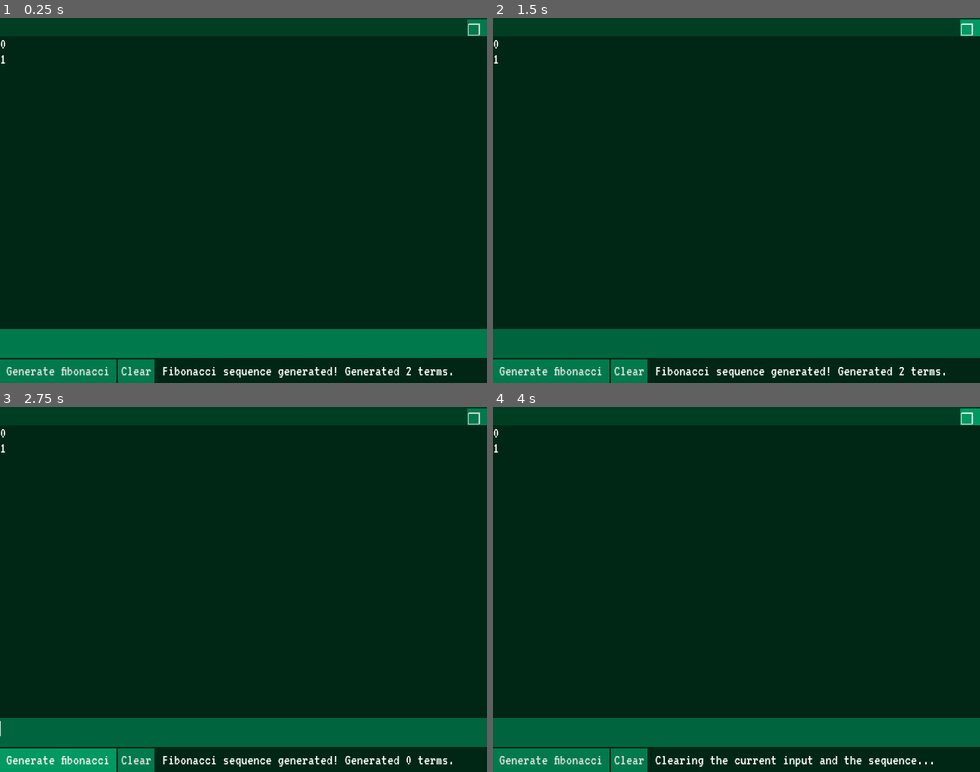
Above: before the commit, frames 1-4 (two rows, left to right).
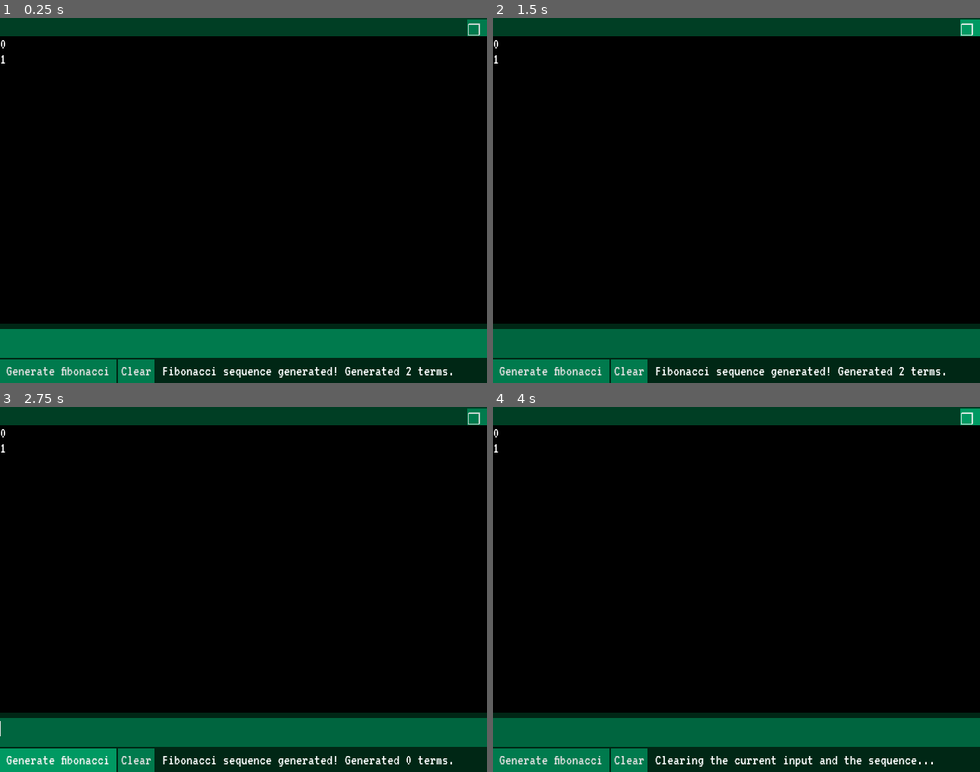
Above: after the commit, the same moments.

Repository: JoonasHeinonen/fibonacci-generator
Game: Godot game, scene res://scenes/Main.tscn
The game is run twice, just before and just after one commit, with the same random seed, the same clock (stepped at 60 frames per second) and the same inputs.
Inputs (mouse positions are in pixels of both pictures, inside the frame that each line leads up to):
- Up to frame 1 (0.25 s): no input
- Up to frame 2 (1.5 s): click (736, 342) at 0.52 s; type "Alex" at 0.6 s; click "❒" at 1.25 s
- Up to frame 3 (2.75 s): click "Generate fibonacci" at 2 s
- Up to frame 4 (4 s): click "Clear" at 2.75 s; click "❒" at 3.5 s

The runs differ from the first frame. In frame 1, 79% of the frame differs, in the area x 0-100%, y 5-84%; in frame 2, 79%; in frame 3, 79%; in frame 4, 79%.

Commit message:
fibonacci-generator: Theme changes.

Diff:
--- a/scenes/Main.tscn
+++ b/scenes/Main.tscn
@@ -6,6 +6,9 @@
 
 [sub_resource type="StyleBoxFlat" id="StyleBoxFlat_4p7q1"]
 bg_color = Color(0, 0.243137, 0.141176, 1)
+
+[sub_resource type="StyleBoxFlat" id="StyleBoxFlat_mrt5p"]
+bg_color = Color(0, 0, 0, 1)
 
 [node name="FibonacciMain" type="Node2D"]
 script = ExtResource("1_ttp6j")
@@ -48,7 +51,9 @@
 offset_bottom = 407.0
 focus_mode = 2
 theme = ExtResource("2_u0adm")
+theme_override_styles/normal = SubResource("StyleBoxFlat_mrt5p")
 text = " 0 "
+shortcut_keys_enabled = false
 selection_enabled = true
 script = ExtResource("2_cifph")
 alignment = "Full alignment"
--- a/src/themes/fibonacci.tres
+++ b/src/themes/fibonacci.tres
@@ -32,8 +32,14 @@
 [sub_resource type="StyleBoxFlat" id="StyleBoxFlat_pa3oo"]
 bg_color = Color(0, 0.478431, 0.301961, 1)
 
-[sub_resource type="StyleBoxFlat" id="StyleBoxFlat_xltwh"]
-bg_color = Color(0, 0, 0, 1)
+[sub_resource type="StyleBoxFlat" id="StyleBoxFlat_rsres"]
+bg_color = Color(0, 0.478431, 0.301961, 1)
+
+[sub_resource type="StyleBoxFlat" id="StyleBoxFlat_tmuhc"]
+bg_color = Color(0, 0.6, 0.384314, 1)
+
+[sub_resource type="StyleBoxFlat" id="StyleBoxFlat_inmem"]
+bg_color = Color(0, 0.478431, 0.301961, 1)
 
 [resource]
 default_font = ExtResource("1_wprmq")
@@ -48,4 +54,6 @@
 RichTextLabel/styles/normal = SubResource("StyleBoxFlat_dfrj7")
 TextEdit/styles/focus = SubResource("StyleBoxFlat_1k7yw")
 TextEdit/styles/normal = SubResource("StyleBoxFlat_pa3oo")
-VScrollBar/styles/scroll = SubResource("StyleBoxFlat_xltwh")
+VScrollBar/styles/grabber = SubResource("StyleBoxFlat_rsres")
+VScrollBar/styles/grabber_highlight = SubResource("StyleBoxFlat_tmuhc")
+VScrollBar/styles/grabber_pressed = SubResource("StyleBoxFlat_inmem")
Not shown: 1 places in scenes/Main.tscn that only renumber resources
Not shown: 1 places in src/themes/fibonacci.tres that only renumber resources
